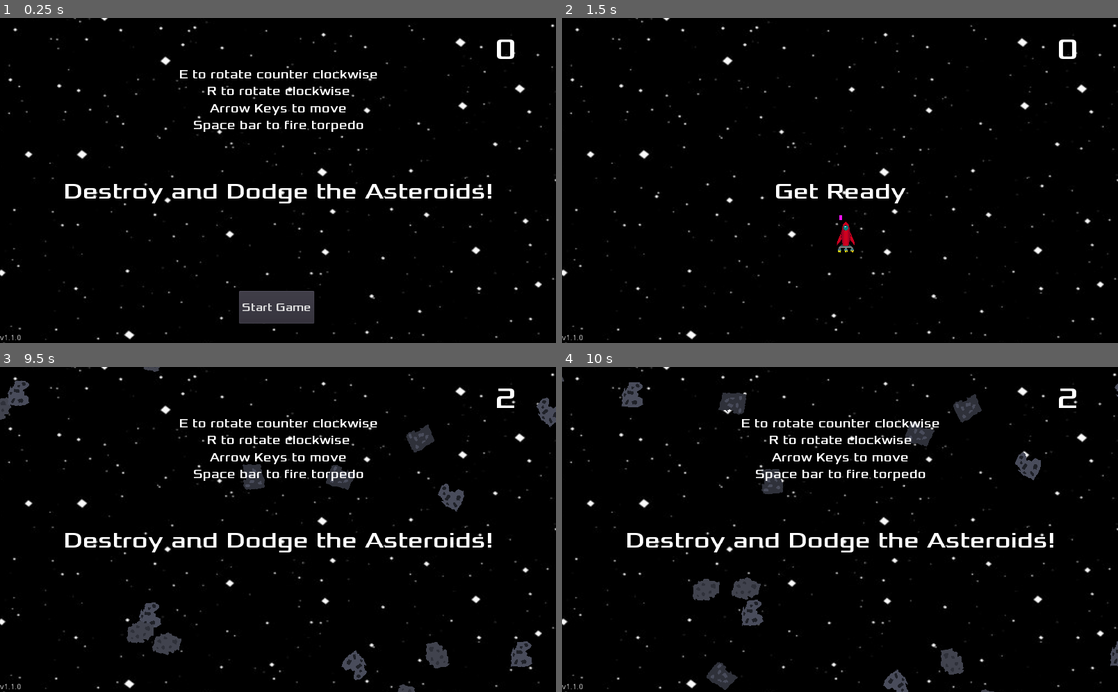
Above: before the commit, frames 1-4 (two rows, left to right).
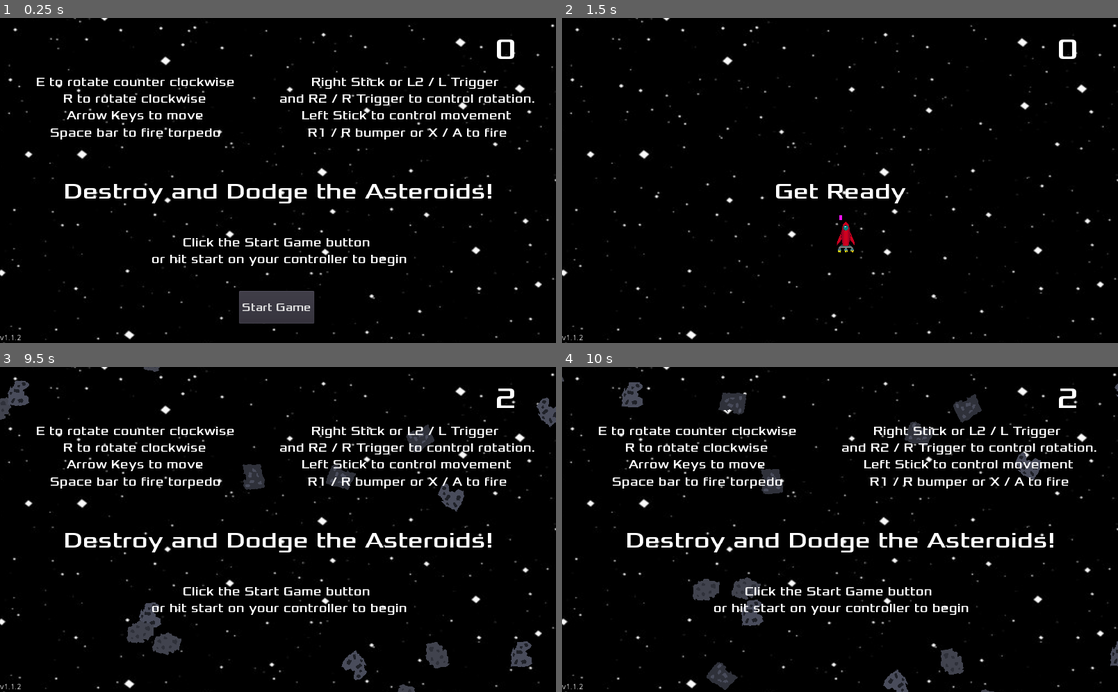
Above: after the commit, the same moments.

Repository: Soulskiez/AsteroidsGodotGame
Game: Godot game, scene res://scenes/Main.tscn
Two runs of this game, one before a commit and one after it. Both use one fixed random seed, a clock stepped at 60 frames per second and the inputs below.
Inputs:
- Up to frame 1 (0.25 s): no input
- Up to frame 2 (1.5 s): click "Start Game" at 0.5 s; tap Enter at 1.25 s; hold Right (move_right) from 1.28 s (still down); tap Space (fire_gun) at 1.35 s
- Up to frame 3 (9.5 s): release Right (move_right) at 2.03 s; hold Down (move_down) 2.03-2.78 s; tap Space (fire_gun) every 0.75 s from 2.1 to 8.85 s; hold Right (move_right) 2.78-3.53 s; hold Up (move_up) 3.53-4.28 s; hold Left (move_left) 4.28-5.78 s; hold Down (move_down) 5.78-6.53 s; hold Right (move_right) 6.53-7.28 s; hold Up (move_up) 7.28-8.03 s; hold Right (move_right) 8.03-8.78 s; hold Down (move_down) from 8.78 s (still down)
- Up to frame 4 (10 s): tap Enter at 9.5 s; release Down (move_down) at 9.53 s; hold Left (move_left) from 9.53 s (still down); tap Space (fire_gun) at 9.6 s

The runs differ from the first frame. In frame 1, 5.0% of the frame differs, in the area x 3-97%, y 16-100%; in frame 2, less than 0.1%; in frame 3, 5.0%; in frame 4, 5.0%.

Commit message:
Incremented game to 1.1.2 and added instructions for how to use controller

Diff:
--- a/scenes/HUD.tscn
+++ b/scenes/HUD.tscn
@@ -49,15 +49,17 @@
 anchor_top = 1.0
 anchor_right = 0.5
 anchor_bottom = 1.0
-margin_left = -192.0
-margin_top = -510.0
-margin_right = 193.0
-margin_bottom = -381.0
+margin_left = -456.0
+margin_top = -496.0
+margin_right = -71.0
+margin_bottom = -301.0
 custom_fonts/font = SubResource( 4 )
 text = "E to rotate counter clockwise
 R to rotate clockwise
 Arrow Keys to move
-Space bar to fire torpedo"
+Space bar to fire torpedo
+
+"
 align = 1
 
 [node name="MessageTimer" type="Timer" parent="."]
@@ -78,7 +80,41 @@
 margin_top = 584.0
 margin_right = 40.0
 margin_bottom = 598.0
-text = "v1.1.0"
+text = "v1.1.2"
+
+[node name="InstructionsController" type="Label" parent="."]
+anchor_left = 0.5
+anchor_top = 1.0
+anchor_right = 0.5
+anchor_bottom = 1.0
+margin_left = -24.0
+margin_top = -496.0
+margin_right = 496.0
+margin_bottom = -301.0
+custom_fonts/font = SubResource( 4 )
+text = "Right Stick or L2 / L Trigger
+and R2 / R Trigger to control rotation.
+Left Stick to control movement
+R1 / R bumper or X / A to fire
+
+"
+align = 1
+
+[node name="InstructionsStart" type="Label" parent="."]
+anchor_left = 0.5
+anchor_top = 1.0
+anchor_right = 0.5
+anchor_bottom = 1.0
+margin_left = -248.0
+margin_top = -200.0
+margin_right = 250.0
+margin_bottom = -40.0
+custom_fonts/font = SubResource( 4 )
+text = "Click the Start Game button
+or hit start on your controller to begin
+
+"
+align = 1
 
 [connection signal="pressed" from="StartButton" to="." method="_on_StartButton_pressed"]
 [connection signal="timeout" from="MessageTimer" to="." method="_on_MessageTimer_timeout"]
--- a/scripts/HUD.gd
+++ b/scripts/HUD.gd
@@ -20,6 +20,8 @@
 	$Message.text = "Destroy and Dodge the Asteroids!"
 	$Message.show()
 	$Instructions.show()
+	$InstructionsController.show()
+	$InstructionsStart.show()
 	yield(get_tree().create_timer(1), "timeout")
 	$StartButton.show()
 
@@ -29,4 +31,6 @@
 func _on_StartButton_pressed():
 	$StartButton.hide()
 	$Instructions.hide()
+	$InstructionsStart.hide()
+	$InstructionsController.hide()
 	emit_signal("start_game")
Not shown, changed: export_presets.cfg
